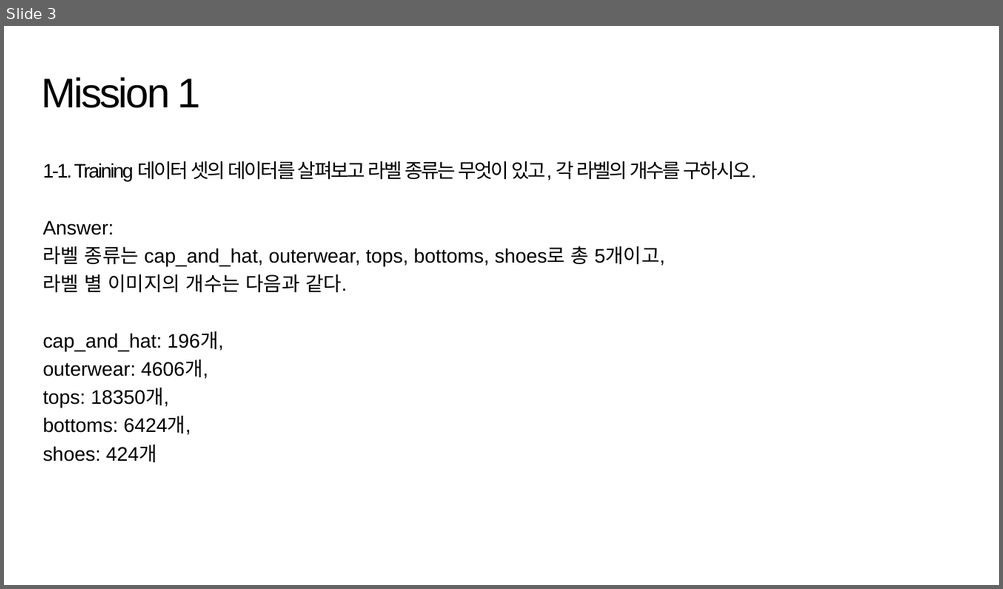
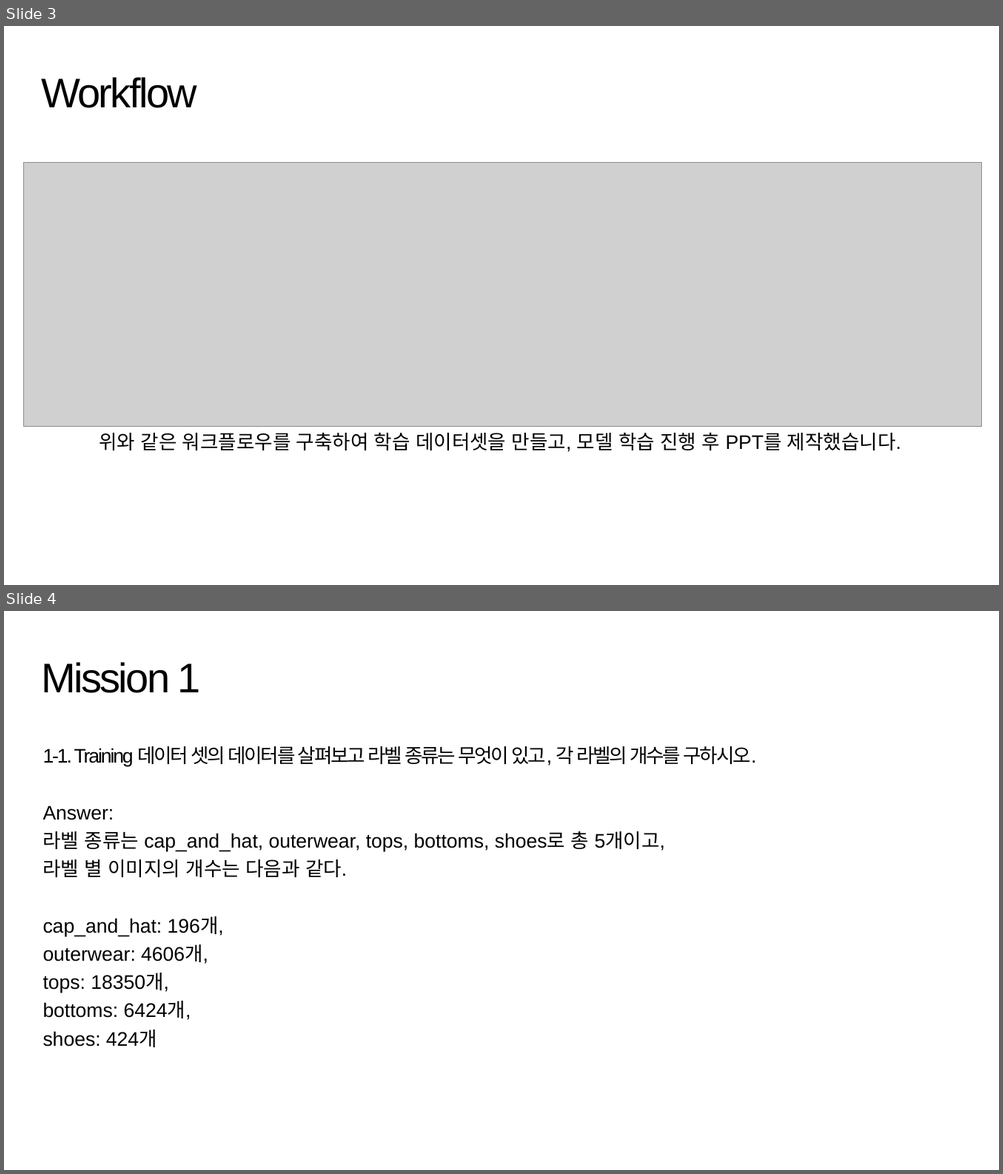
Before and after one commit to suk-6/22-dcc, a slide deck: 춘식이 발표자료.pptx. Shown one above the other, each under a label of ours: slide 3 before the commit, slides 3 and 4 after it. The pictures are 1003x589 and 1003x1174 pixels, drawn with LibreOffice and Linux fonts; fonts in the diff are those of the drawing; grey boxes stand for pictures; background and template pictures are left out. Boxes give left, top, right and bottom in pixels: in the first picture for what was removed or moved away, otherwise in the second. Text is boxed around its words. In the diff, an @@ line names an element or a change of style, - is before the commit and + after.

```diff
--- a/춘식이 발표자료.pptx
+++ b/춘식이 발표자료.pptx
@@ slide 3 added at (4, 26, 999, 585), background picture (left out) @@
@@ title added at (41, 77, 197, 108), 40 pt, text #000000 @@
+Workflow
@@ picture added at (24, 163, 982, 426) @@
@@ text added at (99, 433, 901, 452), 19 pt, text #000000 @@
+위와 같은 워크플로우를 구축하여 학습 데이터셋을 만들고, 모델 학습 진행 후 PPT를 제작했습니다.
@@ what was slide 3 is now slide 4 @@
```
Also in this commit, not shown: 3 slides changed.
